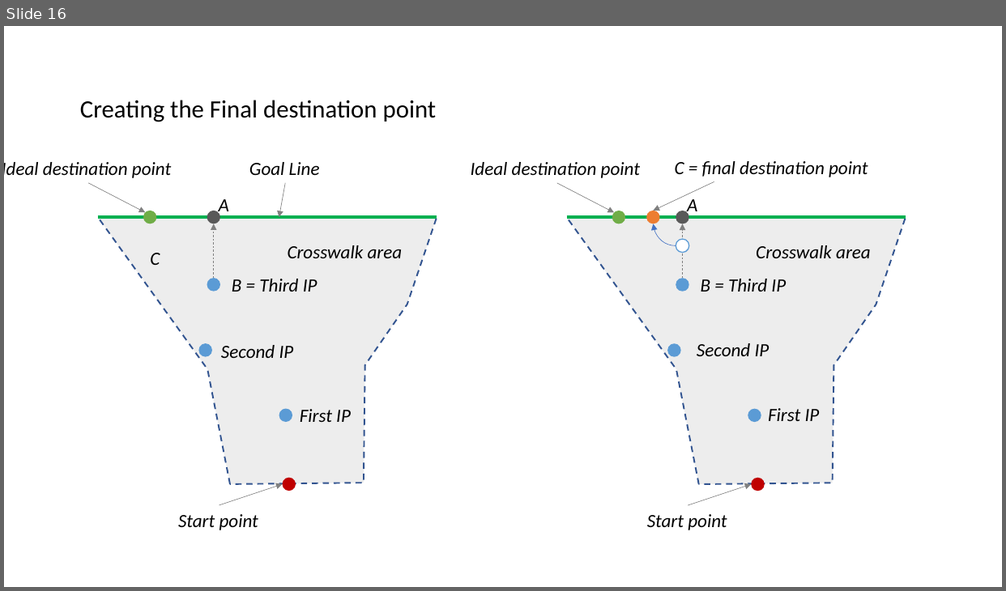
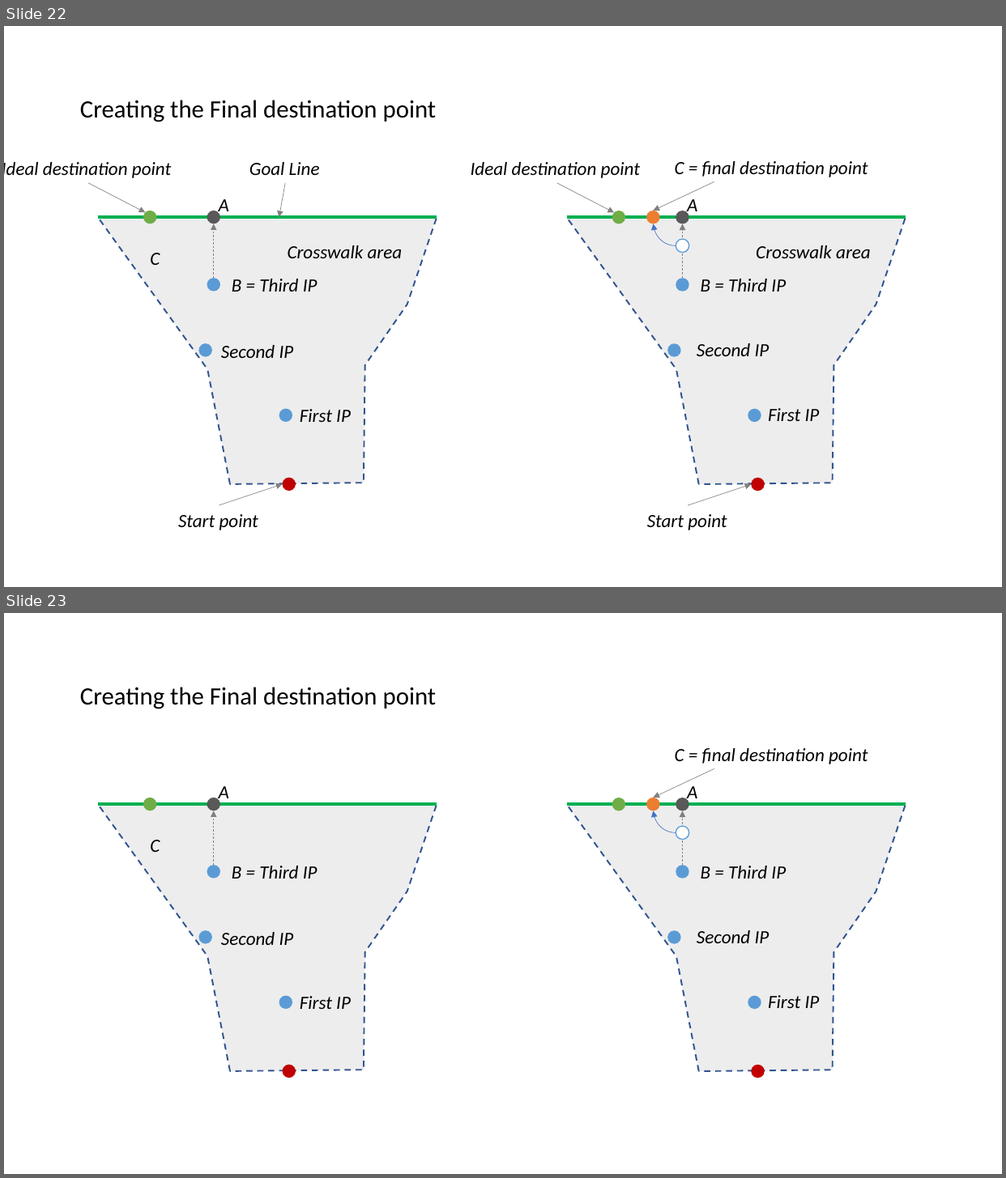
Before and after one commit to adhocmaster/carla-jaywalker-experiments, a slide deck: docs/Soft-Trajectory-Generation.pptx. Shown one above the other, each under a label of ours: slide 16 before the commit, slides 22 and 23 after it. The pictures are 1006x591 and 1006x1178 pixels, drawn with LibreOffice and Linux fonts; fonts in the diff are those of the drawing. Boxes give left, top, right and bottom in pixels: in the first picture for what was removed or moved away, otherwise in the second. Text is boxed around its words. In the diff, an @@ line names an element or a change of style, - is before the commit and + after.

```diff
--- a/docs/Soft-Trajectory-Generation.pptx
+++ b/docs/Soft-Trajectory-Generation.pptx
@@ slide 23 added at (4,613,1002,1174), background #FFFFFF @@
@@ title added at (80,687,437,709), 24 pt, text #000000 @@
+Creating the Final destination point
@@ text added at (675,748,867,764), 18 pt, text #000000, italic @@
+C = final destination point
@@ ellipse added at (206,798,220,811), fill #595959 @@
@@ text added at (219,786,229,803), 18 pt, text #000000, italic @@
+A
@@ ellipse added at (646,798,660,811), fill #ED7D31 @@
@@ ellipse added at (675,798,689,811), fill #595959 @@
@@ text added at (687,786,697,803), 18 pt, text #000000, italic @@
+A
@@ arrow added from (214, 865) to (214, 811), #808080 0.5 pt dashed @@
@@ curved arrow added from (675, 833) to (653, 811), #4472C4 0.5 pt @@
@@ ellipse added at (675,826,689,840), fill #FFFFFF, outline #5B9BD5 1 pt @@
@@ arrow added from (682, 865) to (682, 811), #808080 0.5 pt dashed @@
@@ text added at (150,840,160,852), 18 pt, text #000000, italic @@
+C
@@ ellipse added at (206,865,220,879), fill #5B9BD5 @@
@@ text added at (232,866,317,879), 18 pt, text #000000, italic @@
+B = Third IP
@@ ellipse added at (675,865,689,879), fill #5B9BD5 @@
@@ text added at (701,866,786,879), 18 pt, text #000000, italic @@
+B = Third IP
@@ ellipse added at (198,931,212,944), fill #5B9BD5 @@
@@ text added at (221,932,294,945), 18 pt, text #000000, italic @@
+Second IP
@@ ellipse added at (668,931,681,944), fill #5B9BD5 @@
@@ text added at (697,931,769,943), 18 pt, text #000000, italic @@
+Second IP
@@ group added at (98,798,437,1079): 3 ellipses, 1 freeform shape, 1 line, 1 text @@
+First IP
@@ group added at (567,769,906,1079): 3 ellipses, 1 freeform shape, 1 line, 1 arrow, 1 text @@
+First IP
@@ what was slide 16 is now slide 22 @@
```
Also in this commit, not shown: 5 slides changed, 6 other slides added.
